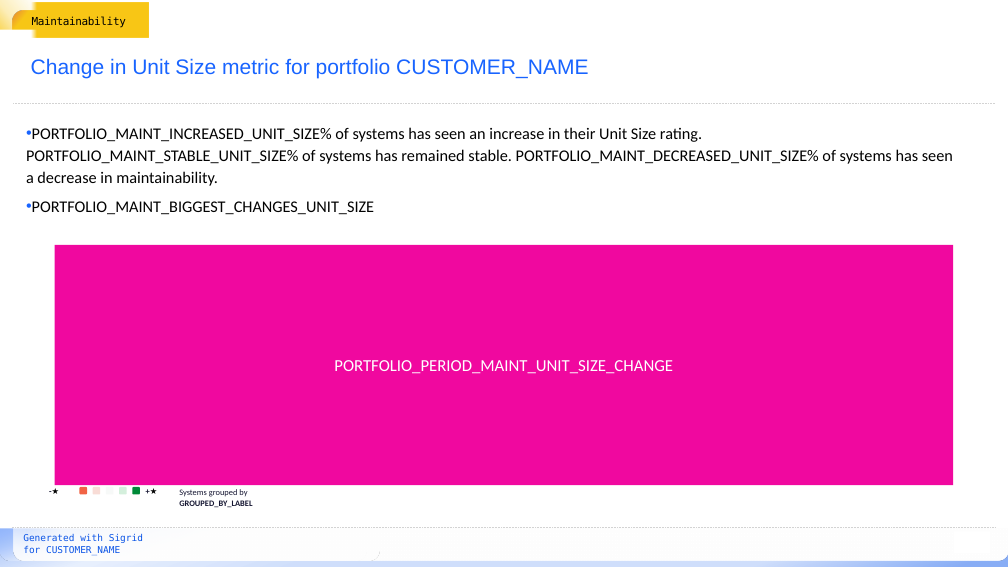
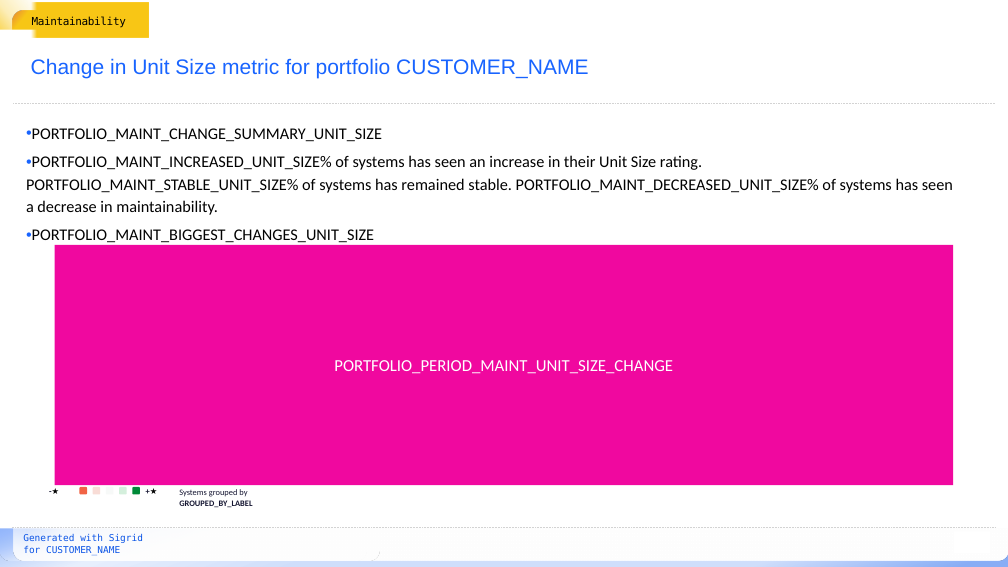
Before and after one commit to Software-Improvement-Group/sigrid-report-generator, a slide deck: slide 6 of src/report_generator/presets/templates/portfolio-metrics.pptx. Drawn at 1008x567 pixels with LibreOffice and Linux fonts; fonts in the diff are those of the drawing; background and template pictures are left out. Boxes give left, top, right and bottom in pixels: in the first picture for what was removed or moved away, otherwise in the second. Text is boxed around its words. In the diff, an @@ line names an element or a change of style, - is before the commit and + after.

```diff
--- a/src/report_generator/presets/templates/portfolio-metrics.pptx
+++ b/src/report_generator/presets/templates/portfolio-metrics.pptx
@@ text at [32,128,382,142]: paragraph added @@
+• PORTFOLIO_MAINT_CHANGE_SUMMARY_UNIT_SIZE
```
Also in this commit, not shown: 6 other slides changed, 9 other files.
